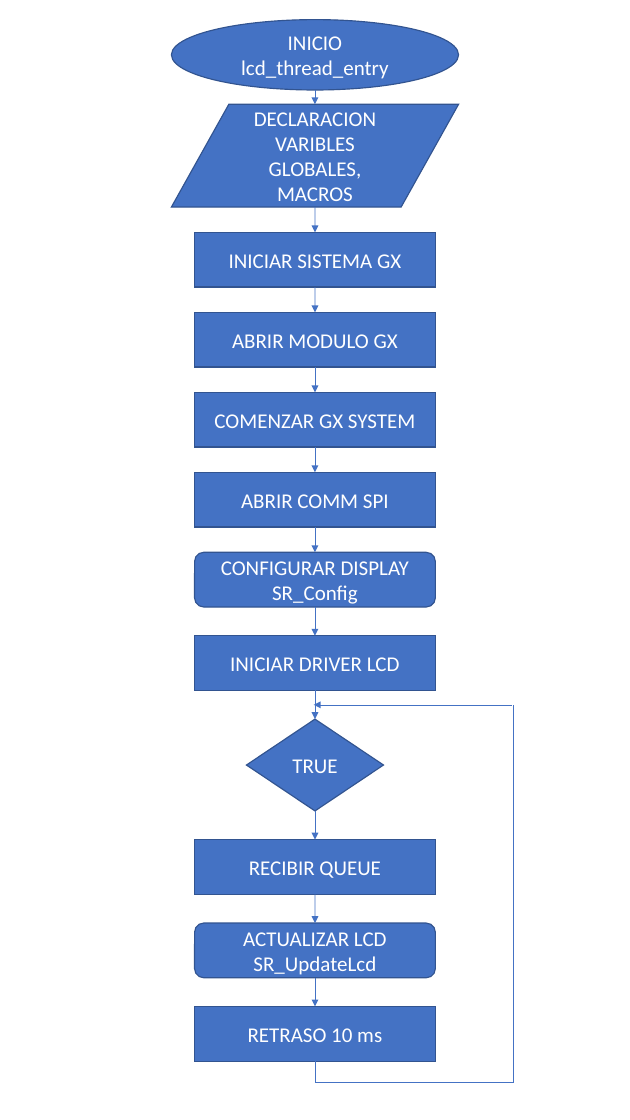
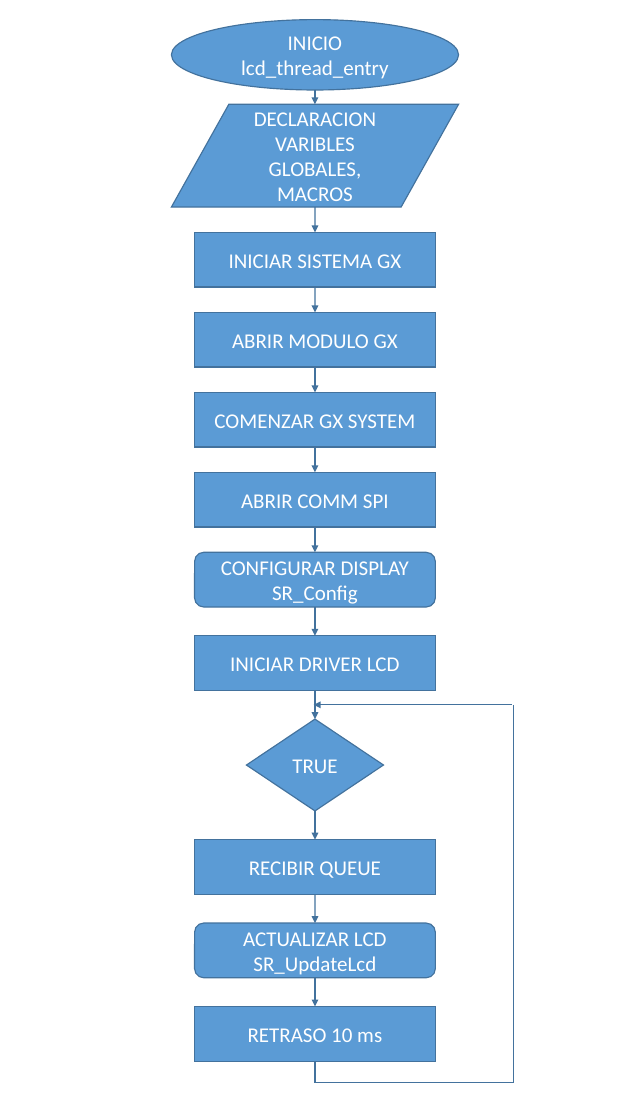
Before and after one commit to GabrielSolisMabe/Documentacion, a slide deck: slide 1 of 2) Design/DIAGRAMA DE FLUJO - LCD.pptx. Drawn at 630x1120 pixels with LibreOffice and Linux fonts; fonts in the diff are those of the drawing. Boxes give left, top, right and bottom in pixels: in the first picture for what was removed or moved away, otherwise in the second. Text is boxed around its words. In the diff, an @@ line names an element or a change of style, - is before the commit and + after.

```diff
--- a/2) Design/DIAGRAMA DE FLUJO - LCD.pptx
+++ b/2) Design/DIAGRAMA DE FLUJO - LCD.pptx
@@ arrow (315, 90) - (315, 104): stroke #4472C4 0.5 pt to #43739E 1 pt @@
@@ arrow (315, 207) - (315, 233): stroke #4472C4 0.5 pt to #43739E 1 pt @@
@@ arrow (315, 287) - (315, 312): stroke #4472C4 0.5 pt to #43739E 1 pt @@
@@ arrow (315, 367) - (315, 392): stroke #4472C4 0.5 pt to #43739E 1 pt @@
@@ arrow (315, 447) - (315, 472): stroke #4472C4 0.5 pt to #43739E 1 pt @@
@@ arrow (315, 527) - (315, 553): stroke #4472C4 0.5 pt to #43739E 1 pt @@
@@ arrow (315, 607) - (315, 636): stroke #4472C4 0.5 pt to #43739E 1 pt @@
@@ arrow (512, 705) - (313, 705): stroke #4472C4 0.5 pt to #43739E 1 pt @@
@@ arrow (315, 690) - (315, 719): stroke #4472C4 0.5 pt to #43739E 1 pt @@
@@ elbow line (315, 1061) - (513, 705): stroke #4472C4 0.5 pt to #43739E 1 pt @@
@@ arrow (315, 811) - (315, 840): stroke #4472C4 0.5 pt to #43739E 1 pt @@
@@ arrow (315, 895) - (315, 923): stroke #4472C4 0.5 pt to #43739E 1 pt @@
@@ arrow (315, 978) - (315, 1006): stroke #4472C4 0.5 pt to #43739E 1 pt @@
@@ fill #4472C4 to #5B9BD5; outline #325491 1 pt to #43739E 1 pt in 12 elements at [171,19,459,90], [171,104,459,207], [195,233,436,287], [195,312,436,367], [195,392,436,447], [195,472,436,527], [195,553,436,607], [195,636,436,690], [246,719,383,811], [195,840,436,895], [195,923,436,978], [195,1006,436,1061] @@
```
Also in this commit, not shown: 3 other slides changed, 4 other files.
